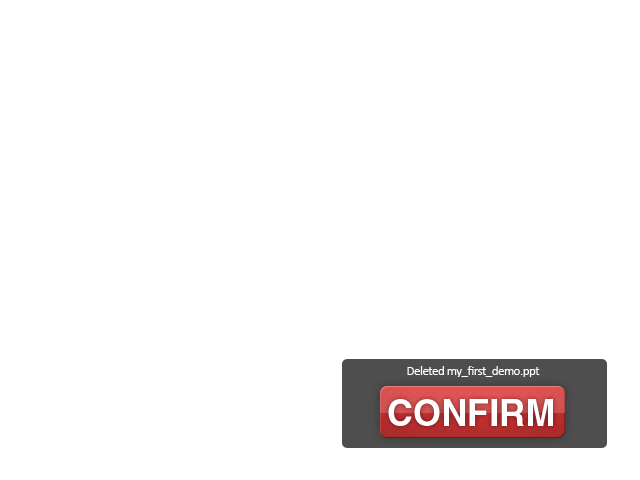
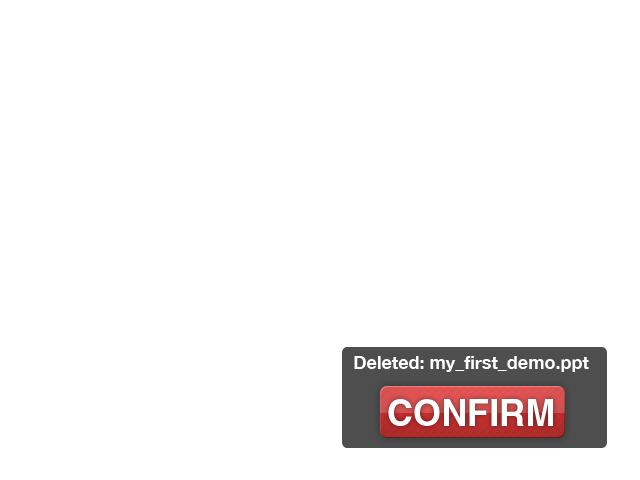
Revision of a layered w=640, h=480 image; what changed, layer by layer:
renamed "Deleted my_first_demo.ppt" to "Deleted: my_first_demo.ppt", painted on it over box(354, 356, 589, 377)
painted on "Shape 1" over box(342, 347, 607, 448)
